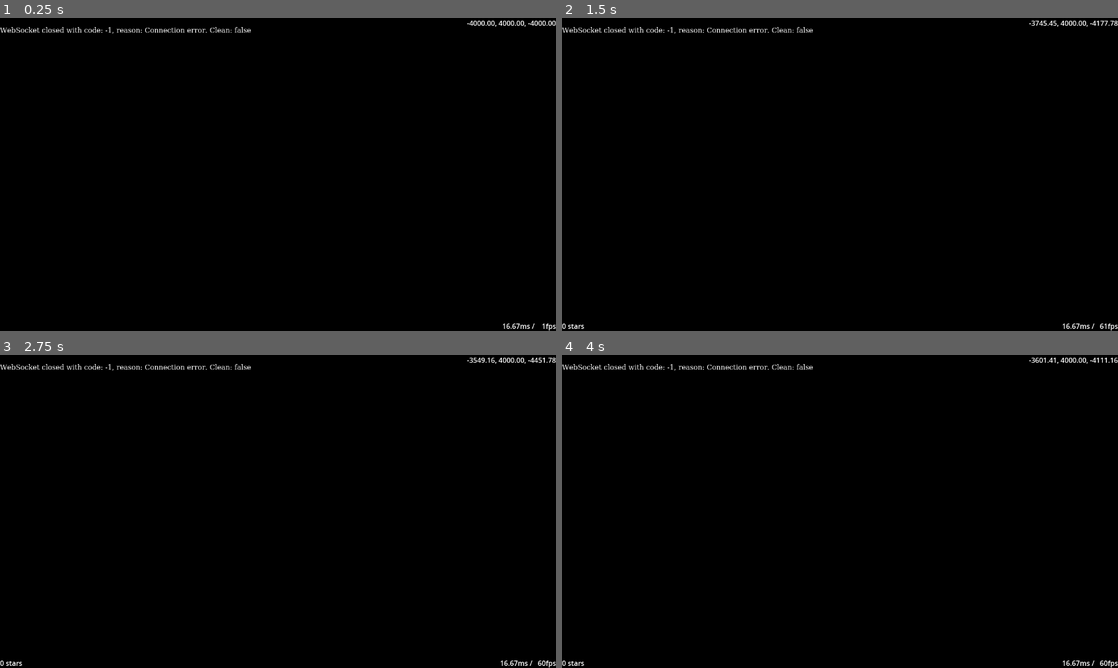
Above: before the commit, frames 1-4 (two rows, left to right).
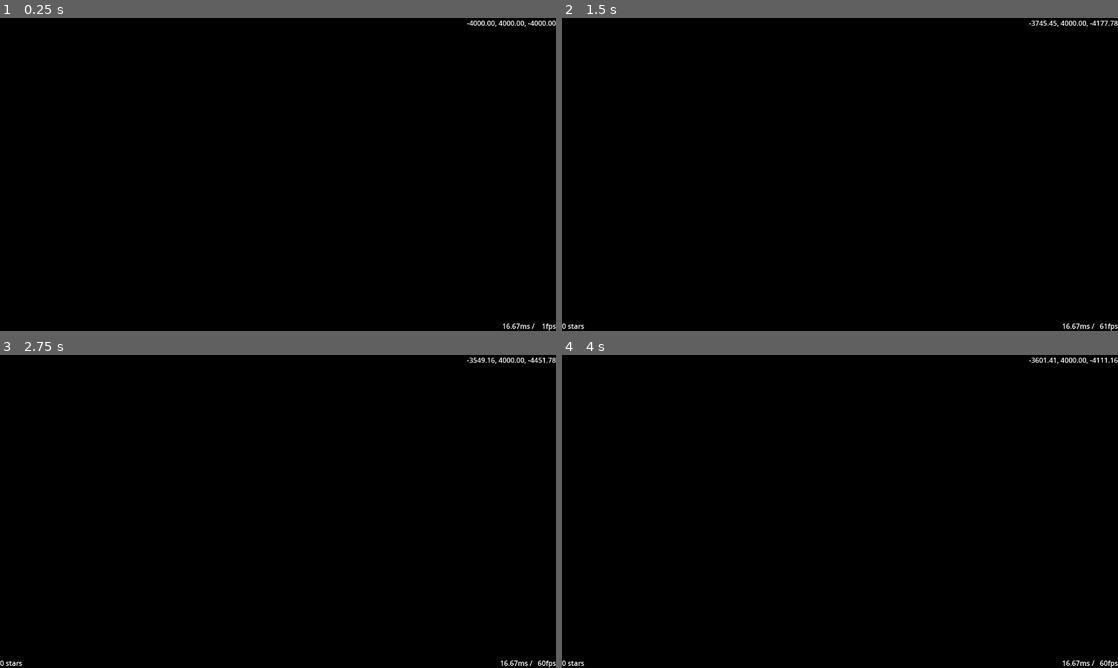
Above: after the commit, the same moments.

Repository: HansAcker/eddn-godot
Game: Godot game, scene res://Main.tscn
Two runs of this game, one before a commit and one after it. Both use one fixed random seed, a clock stepped at 60 frames per second and the inputs below.
Inputs:
- Up to frame 1 (0.25 s): no input
- Up to frame 2 (1.5 s): tap Enter (toggle_fullscreen) at 0.5 s; hold D (move_right) 0.53-1.28 s; hold Delete (clear) 0.53-1.28 s; hold S (move_back) from 1.28 s (still down); tap C (look_down) at 1.35 s
- Up to frame 3 (2.75 s): release S (move_back) at 2.03 s; hold D (move_right) from 2.03 s (still down); tap Q (look_left) at 2.1 s
- Up to frame 4 (4 s): release D (move_right) at 2.78 s; hold W (move_forward) 2.78-3.53 s; tap E (look_right) at 2.85 s; hold A (move_left) from 3.53 s (still down); tap Z (look_up) at 3.6 s

The runs differ from the first frame. In frame 1, 0.4% of the frame differs, in the area x 0-46%, y 2-6%; in frame 2, 0.4%; in frame 3, 0.4%; in frame 4, 0.4%.

Commit message:
increased default EDSM query radius to 24-30ly

Diff:
--- a/Main.tscn
+++ b/Main.tscn
@@ -86,6 +86,7 @@
 
 [node name="EDSMQuery" type="Node" parent="Map"]
 script = ExtResource("8_esshd")
+radius = 30
 min_radius = 24
 expire = 23
 
